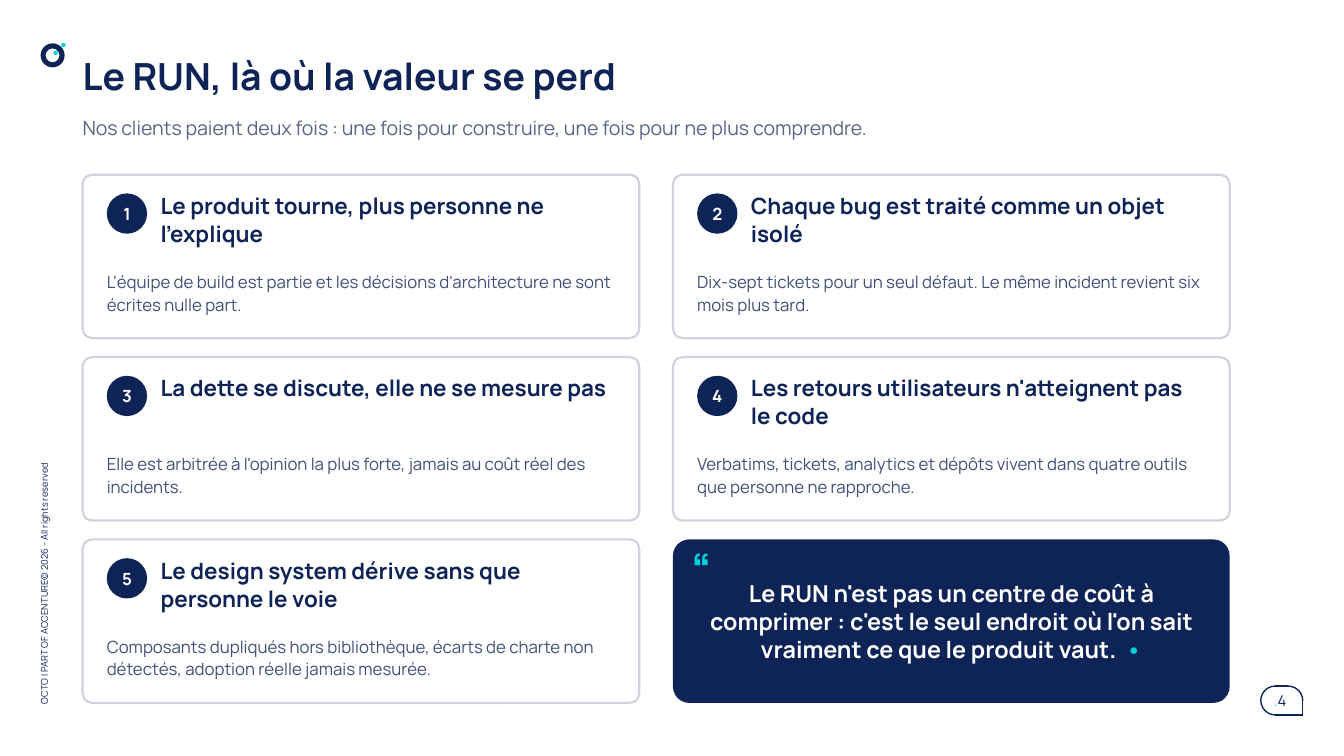
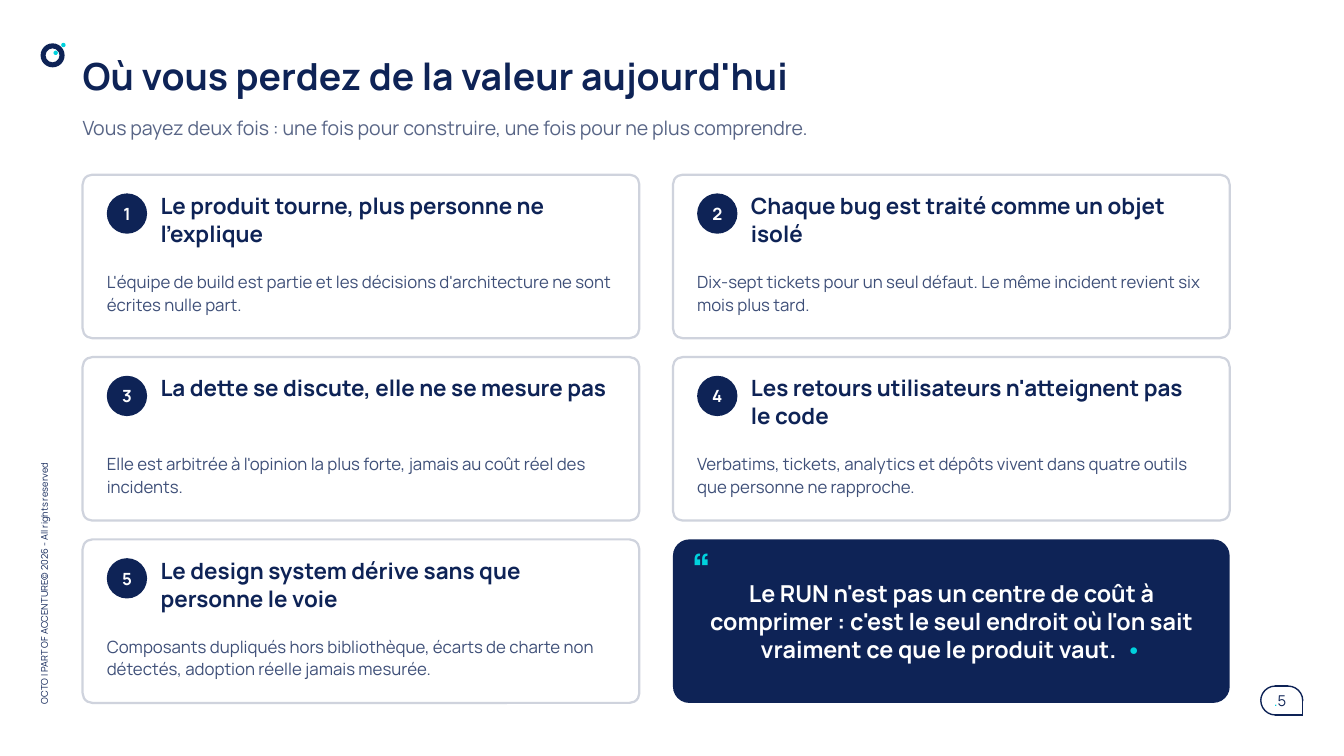
Before and after one commit to claudecamus-dot/VScode6-learning-sprintIA, a slide deck: slide 5 of docs/run-ia/AGENTIC-PRODUCT-RUN-offre-octo.pptx (slide 4 before the commit). Drawn at 1344x756 pixels with LibreOffice and Linux fonts; fonts in the diff are those of the drawing. Boxes give left, top, right and bottom in pixels: in the first picture for what was removed or moved away, otherwise in the second. Text is boxed around its words. In the diff, an @@ line names an element or a change of style, - is before the commit and + after.

```diff
--- a/docs/run-ia/AGENTIC-PRODUCT-RUN-offre-octo.pptx
+++ b/docs/run-ia/AGENTIC-PRODUCT-RUN-offre-octo.pptx
@@ title at (83, 60, 788, 99): text changed @@
-Le RUN, là où la valeur se perd
+Où vous perdez de la valeur aujourd'hui
@@ text at (83, 120, 808, 140): text changed @@
-Nos clients paient deux fois : une fois pour construire, une fois pour ne plus comprendre.
+Vous payez deux fois : une fois pour construire, une fois pour ne plus comprendre.
@@ page number at (1274, 695, 1286, 707): text changed @@
-.4
+.5
```
Also in this commit, not shown: 6 other slides changed, 2 slides added, 1 slide removed, 7 other files.
